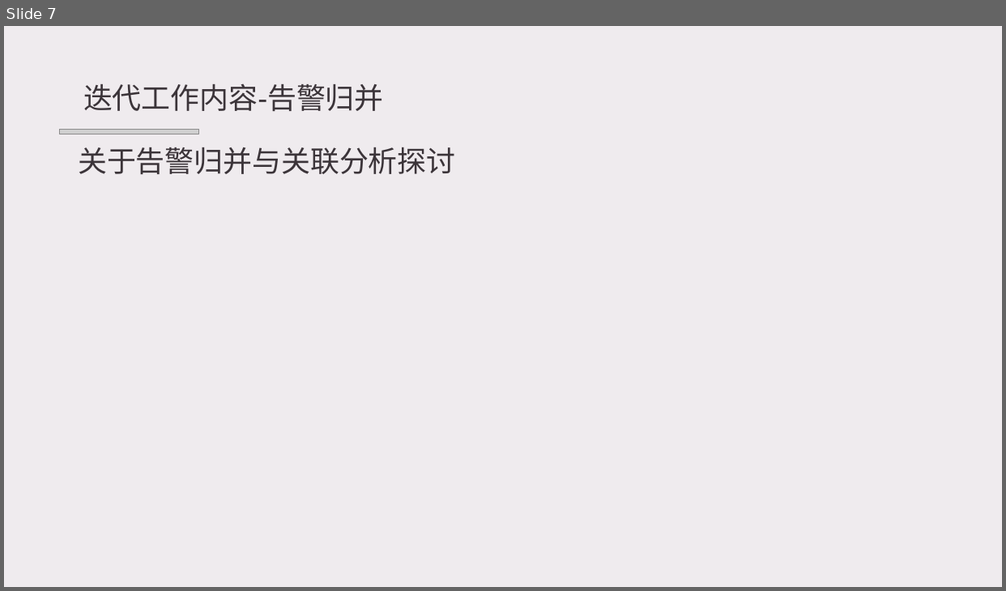
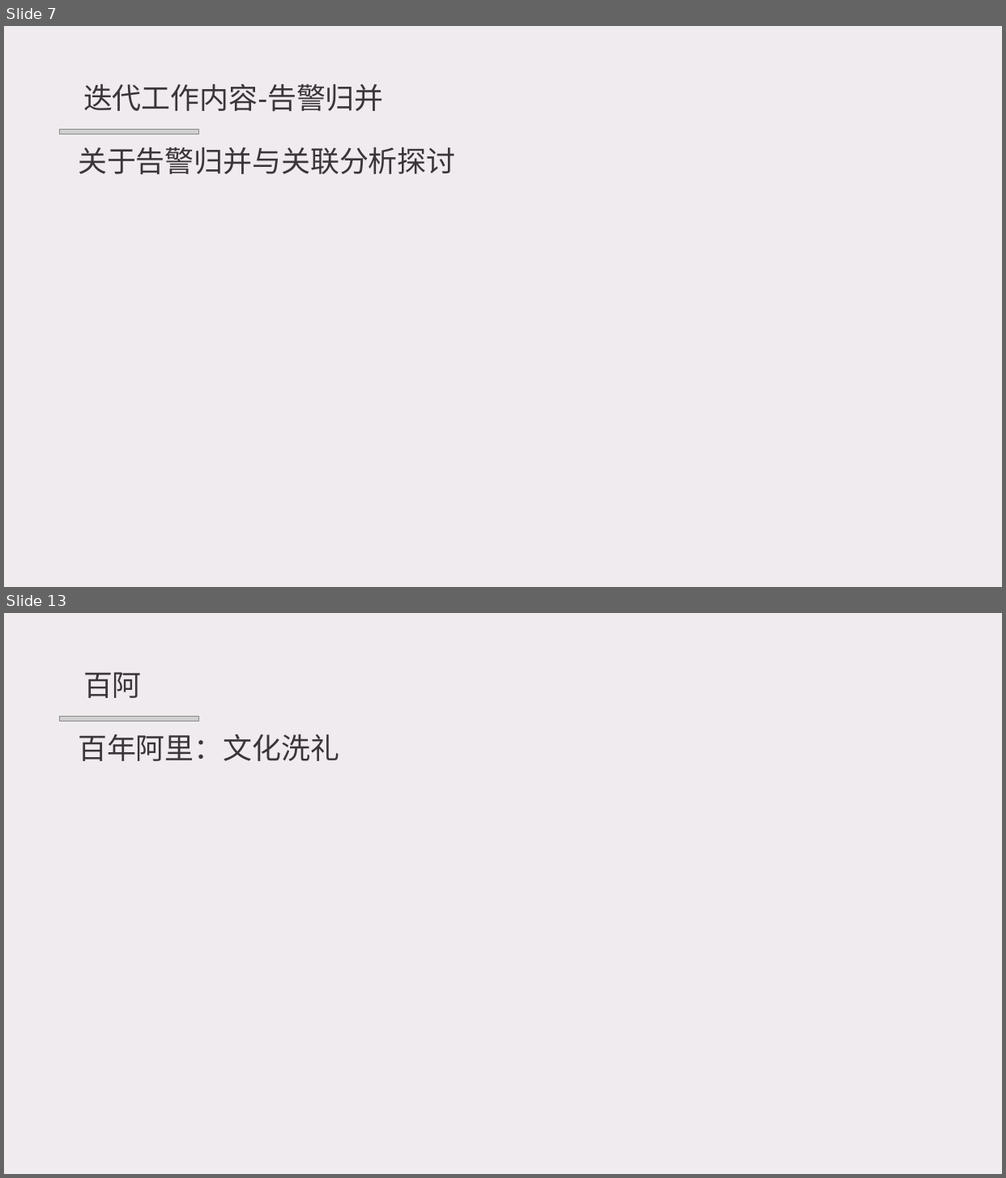
Before and after one commit to lkpnotice/lkptest2, a slide deck: 入职总结-坤极.pptx. Shown one above the other, each under a label of ours: slide 7 before the commit, slides 7 and 13 after it; the slides between them are not shown. The pictures are 1006x591 and 1006x1178 pixels, drawn with LibreOffice and Linux fonts; fonts in the diff are those of the drawing; grey boxes stand for pictures; background and template pictures are left out. Boxes give left, top, right and bottom in pixels: in the first picture for what was removed or moved away, otherwise in the second. Text is boxed around its words. In the diff, an @@ line names an element or a change of style, - is before the commit and + after.

```diff
--- a/入职总结-坤极.pptx
+++ b/入职总结-坤极.pptx
@@ slide 13 added at [4, 613, 1002, 1174], background picture (left out) @@
@@ text added at [83, 672, 142, 698], 28 pt, text #3B3439 @@
+百阿
@@ picture added at [59, 717, 198, 722] @@
@@ text added at [78, 734, 339, 761], 28 pt, text #3B3439 @@
+百年阿里：文化洗礼
```
Also in this commit, not shown: 1 slide changed, 7 other slides added.
